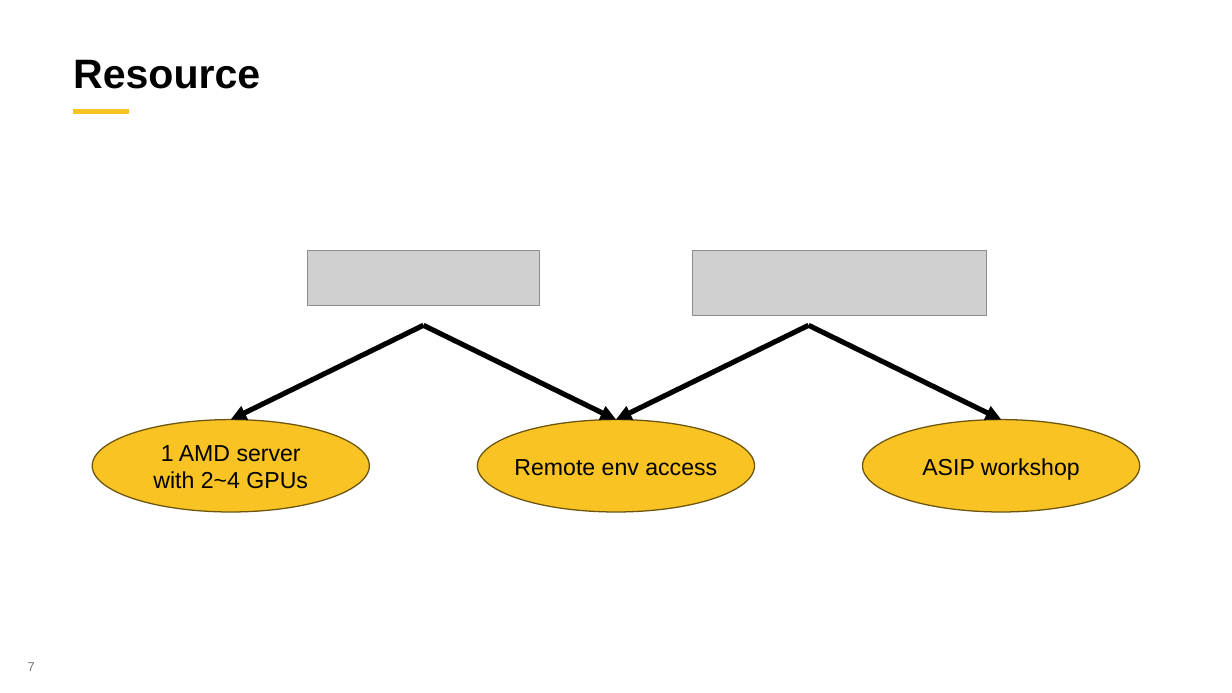
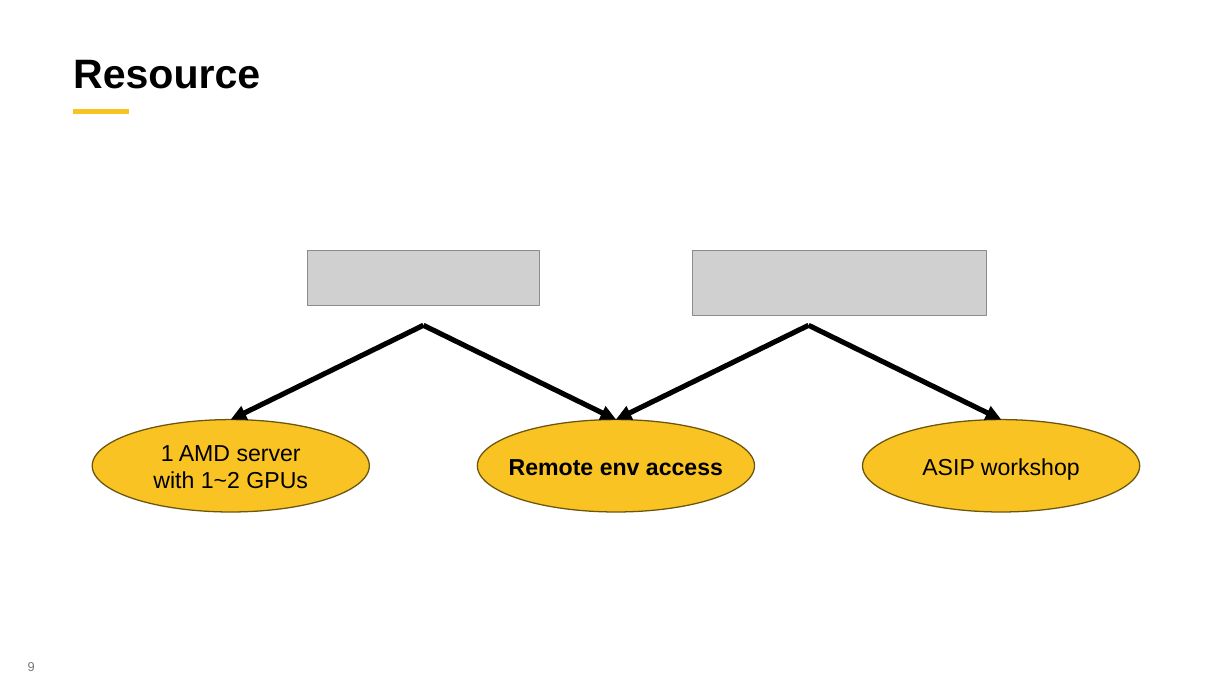
Before and after one commit to UNARY-Lab/Bootcamp, a slide deck: slide 9 of Secure-hardware/Homomorphic-encryption/Slides/20231021-FHE-Roadmap-Di-Sazadur.pptx (slide 7 before the commit). Drawn at 1232x693 pixels with LibreOffice and Linux fonts; fonts in the diff are those of the drawing; grey boxes stand for pictures; background and template pictures are left out. Boxes give left, top, right and bottom in pixels: in the first picture for what was removed or moved away, otherwise in the second. Text is boxed around its words. In the diff, an @@ line names an element or a change of style, - is before the commit and + after.

```diff
--- a/Secure-hardware/Homomorphic-encryption/Slides/20231021-FHE-Roadmap-Di-Sazadur.pptx
+++ b/Secure-hardware/Homomorphic-encryption/Slides/20231021-FHE-Roadmap-Di-Sazadur.pptx
@@ ellipse "Remote env access" at box(478, 420, 755, 512): bold on @@
@@ text in ellipse at box(153, 471, 308, 489): text changed @@
-with 2~4 GPUs
+with 1~2 GPUs
@@ page number at box(28, 662, 35, 671): text changed @@
-7
+9
```
Also in this commit, not shown: 2 slides added, 2 other files.
